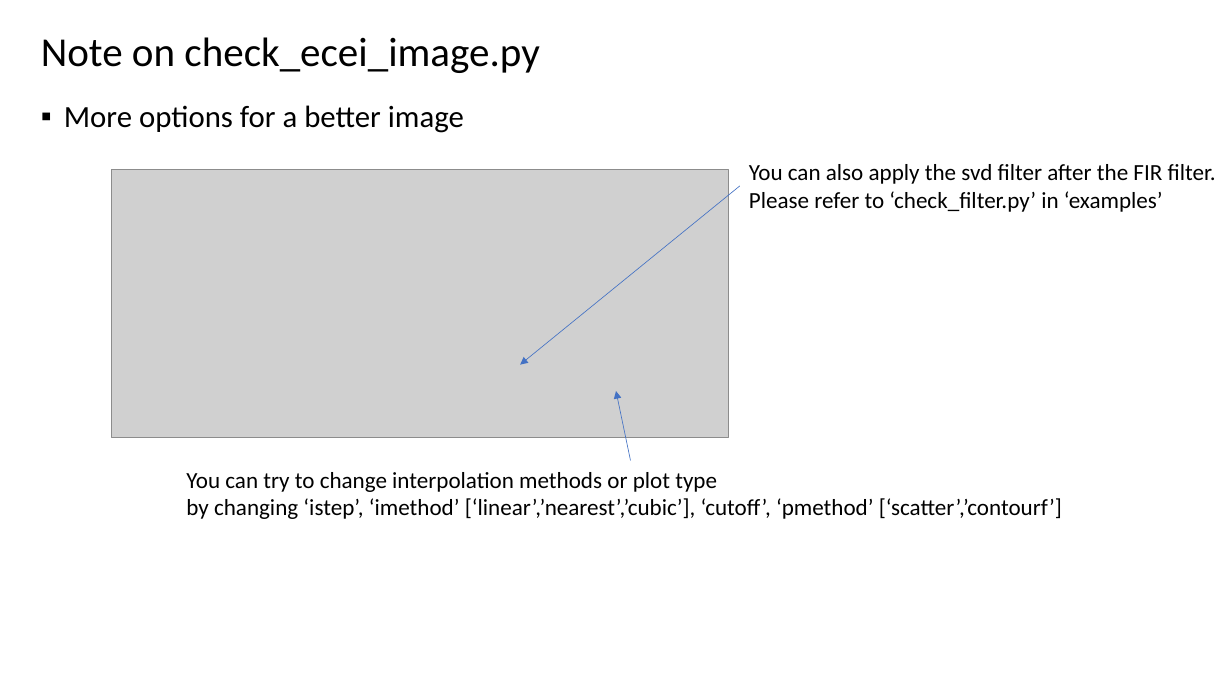
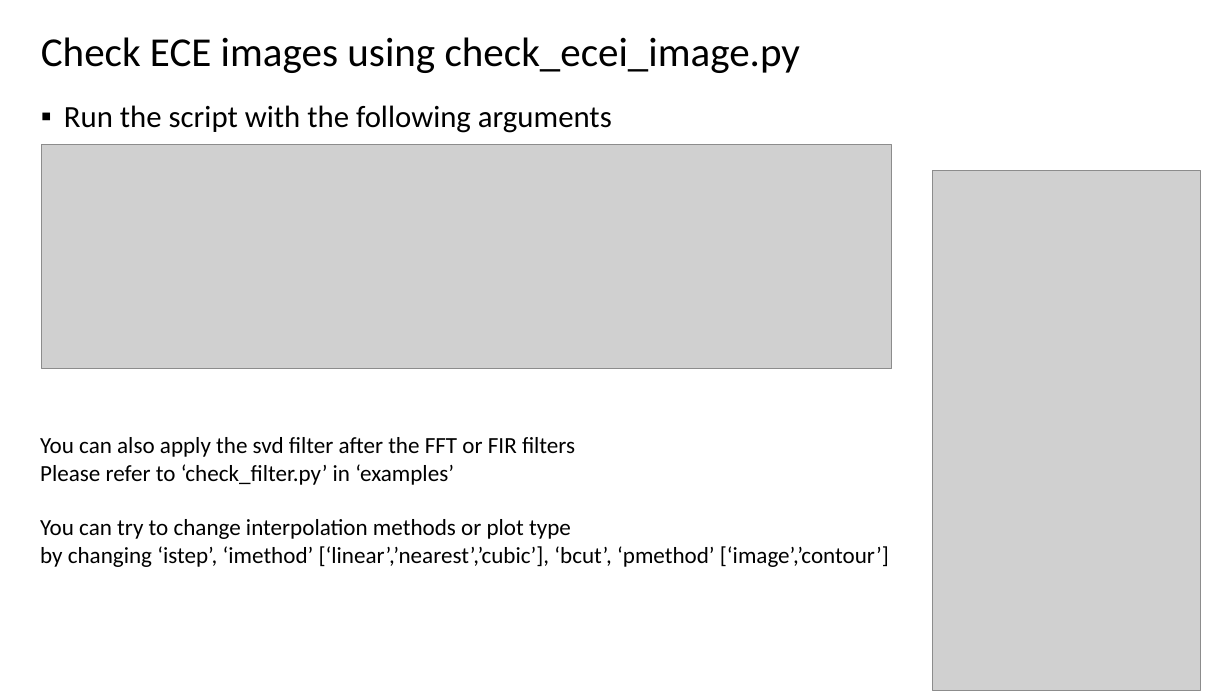
Before and after one commit to minjunJchoi/fluctana, a slide deck: slide 3 of docs/how_to_make_ecei_image_using_fluctana.pptx (slide 4 before the commit). Drawn at 1232x693 pixels with LibreOffice and Linux fonts; fonts in the diff are those of the drawing; grey boxes stand for pictures. Boxes give left, top, right and bottom in pixels: in the first picture for what was removed or moved away, otherwise in the second. Text is boxed around its words. In the diff, an @@ line names an element or a change of style, - is before the commit and + after.

Commit message:
modify check_ecei_image example script

```diff
--- a/docs/how_to_make_ecei_image_using_fluctana.pptx
+++ b/docs/how_to_make_ecei_image_using_fluctana.pptx
@@ title at box(41, 37, 800, 73): text changed @@
-Note on check_ecei_image.py
+Check ECE images using check_ecei_image.py
@@ text at box(64, 105, 612, 133): text changed @@
-▪ More options for a better image
+▪ Run the script with the following arguments
@@ picture: place and size @@
-picture at box(112, 169, 728, 437)
+picture at box(42, 145, 892, 370)
@@ picture added at box(933, 170, 1201, 690) @@
@@ arrow removed from (740, 186) to (520, 365) @@
@@ arrow removed from (630, 460) to (616, 391) @@
@@ text "You can also apply the ...": place and size @@
-text "You can also apply the ..." at box(749, 164, 1216, 212)
+text "You can also apply the ..." at box(40, 437, 575, 485)
@@ text at box(40, 437, 575, 457): text changed @@
-You can also apply the svd filter after the FIR filter.
+You can also apply the svd filter after the FFT or FIR filters
@@ text "You can try to change ...": place and size @@
-text "You can try to change ..." at box(186, 472, 1062, 519)
+text "You can try to change ..." at box(40, 519, 889, 567)
@@ text at box(40, 546, 889, 567): text changed @@
-by changing ‘istep’, ‘imethod’ [‘linear’,’nearest’,’cubic’], ‘cutoff’, ‘pmethod’ [‘scatter’,’contourf’]
+by changing ‘istep’, ‘imethod’ [‘linear’,’nearest’,’cubic’], ‘bcut’, ‘pmethod’ [‘image’,’contour’]
```
Also in this commit, not shown: 1 slide removed, 1 other file.
